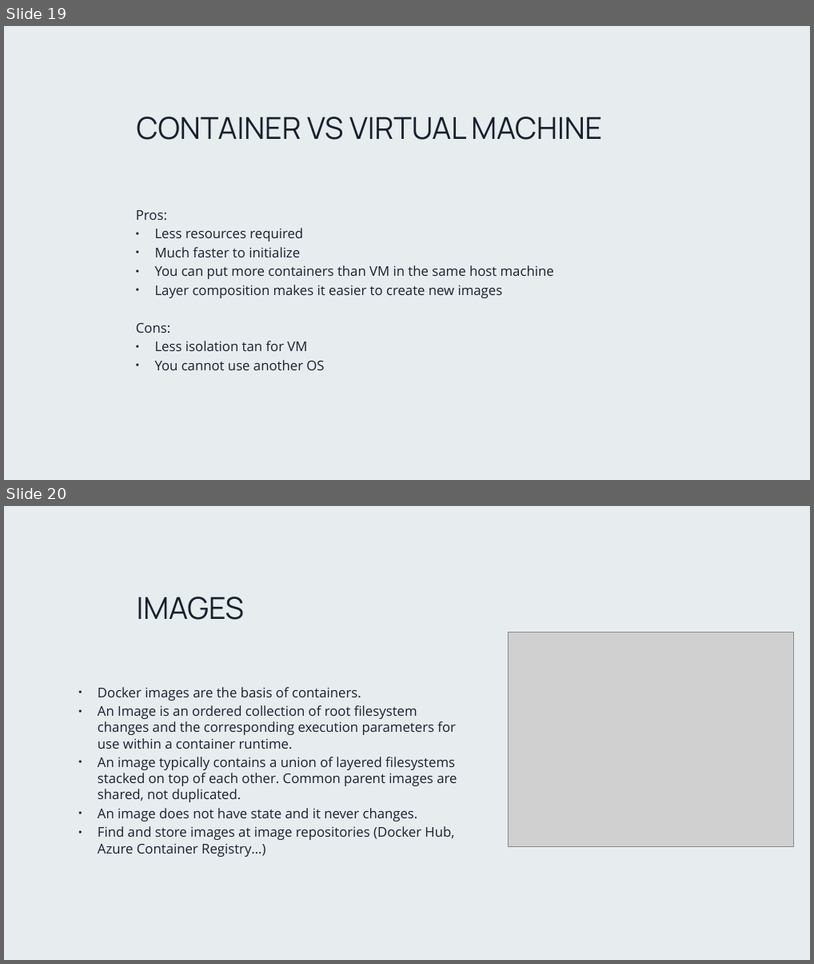
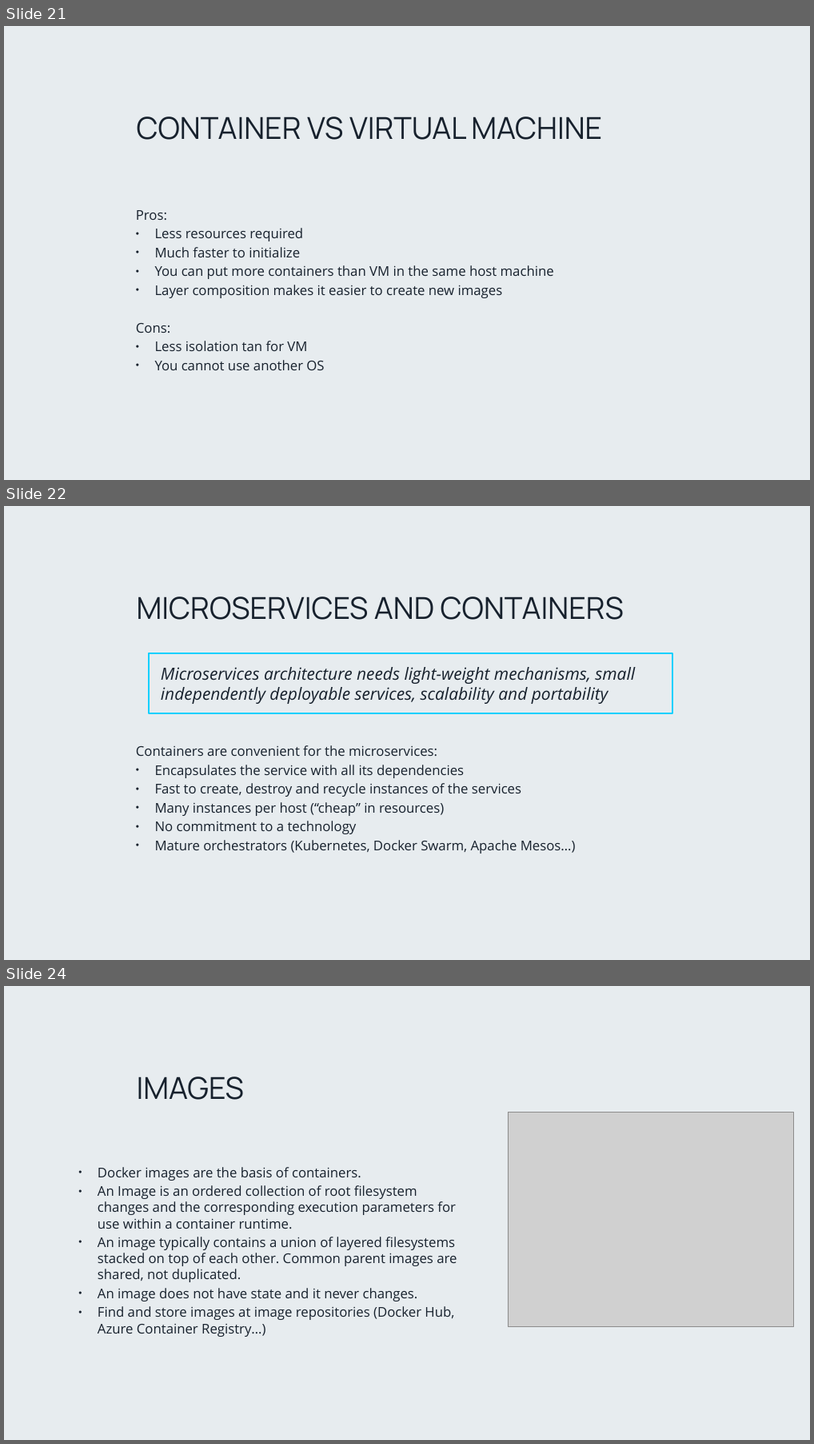
Before and after one commit to PlainConcepts/NetCore-Docker-Workshop, a slide deck: Docu/Microservices_day_1.pptx. Shown one above the other, each under a label of ours: slides 19 and 20 before the commit, slides 21, 22 and 24 after it; the slides between them are not shown. The pictures are 814x964 and 814x1444 pixels, drawn with LibreOffice and Linux fonts; fonts in the diff are those of the drawing; grey boxes stand for pictures; background and template pictures are left out. Boxes give left, top, right and bottom in pixels: in the first picture for what was removed or moved away, otherwise in the second. Text is boxed around its words. In the diff, an @@ line names an element or a change of style, - is before the commit and + after.

```diff
--- a/Docu/Microservices_day_1.pptx
+++ b/Docu/Microservices_day_1.pptx
@@ slide 22 added at box(4, 506, 810, 960), background picture (left out) @@
@@ title added at box(137, 596, 624, 620), 36 pt, text #17212D @@
+MICROSERVICES AND CONTAINERS
@@ rectangle added at box(149, 654, 673, 713), outline #07D0FF 2 pt, 20 pt, text #17212D, italic @@
+Microservices architecture needs light-weight mechanisms, small independently deployable services, scalability and portability
@@ text added at box(136, 745, 576, 853), 16 pt, text #17212D @@
+Containers are convenient for the microservices:
+• Encapsulates the service with all its dependencies
+• Fast to create, destroy and recycle instances of the services
+• Many instances per host (“cheap” in resources)
+• No commitment to a technology
+• Mature orchestrators (Kubernetes, Docker Swarm, Apache Mesos…)
@@ what was slide 19 is now slide 21 @@
@@ what was slide 20 is now slide 24 @@
```
Also in this commit, not shown: 3 slides changed, 3 other slides added.
